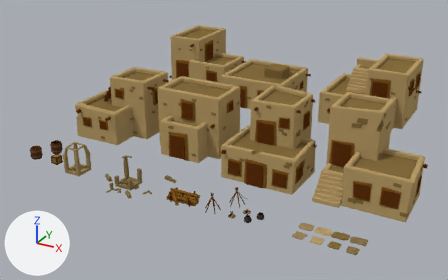
The Blender file Models/Locations/Dunes/blend/Village.blend, before and after one commit.
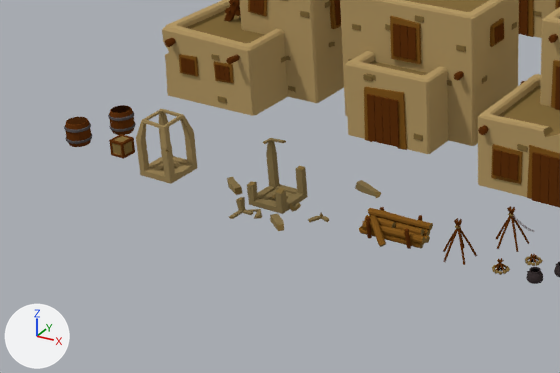
Each version is shown whole from a camera (50 mm lens) standing at (62.2, -48.3, 29.6) and looking at (29.4, 11.3, -0.2), then close up on the part from 0% to 58% of the width and 33% to 94% of the height. Lighting does not change. The marker at lower left points along +X, +Y and +Z.

In view in the first close-up: 'Barrel1', 'Barrel2', 'Box', 'Logs', 'Vilage_Building2', 'Vilage_Building3', 'Vilage_Building4', 'Vilage_Building6', 'Vilage_Well', 'Vilage_WellFracture'.
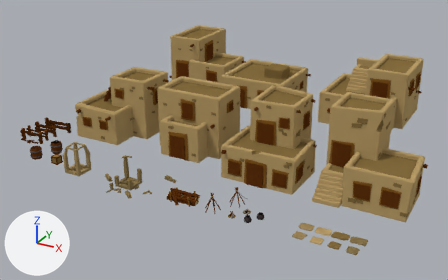
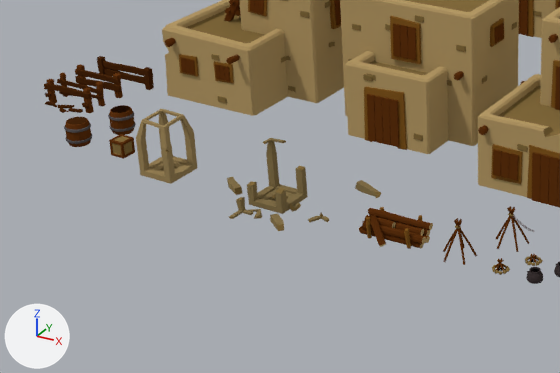
The newer file is also turned or shifted as a whole; pictures and numbers use the older file's frame.

The edits, one by one:
Picture 'Fence_Tex.png' (img_fence_tex_png) is new.
Material 'Fence_Mat' (mat_fence_mat) is new.
Its texture is img_fence_tex_png.
me_logs has 438 vertices, 400 faces and spans x -1.73..1.75, y -1.15..0.72, z 0.0..1.13.
me_logs is used by ob_logs; location (33.3, -3.97, 0.0).
me_logs part 1: texture (UV) coordinates of 400 of 400 faces, centred in x -1.73..1.73, y -1.07..0.71, z 0.01..1.08, changed; they spanned u 0.11..0.92, v 0.12..0.89 and now span u 0.11..0.88, v 0.09..0.9.
Mesh me_fence1 is new.
It has 147 vertices, 202 faces and spans x -1.93..1.92, y -0.18..0.18, z 0.0..1.25.
It uses material mat_fence_mat (picture img_fence_tex_png).
Mesh me_fence2 is new.
It has 233 vertices, 317 faces and spans x -1.63..1.65, y -0.23..0.17, z 0.0..1.36.
It uses material mat_fence_mat (picture img_fence_tex_png).
Mesh me_fence4 is new.
It has 348 vertices, 469 faces and spans x -1.64..1.64, y -0.7..0.29, z -1.0..0.36.
It uses material mat_fence_mat (picture img_fence_tex_png).
Mesh me_fence3 is new.
It has 218 vertices, 306 faces and spans x -1.68..1.65, y -0.26..0.16, z 0.0..1.36.
It uses material mat_fence_mat (picture img_fence_tex_png).
Object 'Fence1' (ob_fence1) is new; it shows me_fence1.
Its location is (10.29, 3.86, 0.0).
Object 'Fence2' (ob_fence2) is new; it shows me_fence2.
Its location is (9.99, 2.14, 0.0).
Object 'Fence4' (ob_fence4) is new; it shows me_fence4.
Its location is (10.04, -0.31, 1.0).
Object 'Fence3' (ob_fence3) is new; it shows me_fence3.
Its location is (9.98, 0.81, 0.0).

Changed parts and their boxes [x1, y1, x2, y2] in the close-ups (560 x 373 px):
'Fence1', added (brown): after [97, 56, 154, 90]
'Fence4', added (brown): after [44, 79, 94, 113]
'Fence2', added (brown): after [75, 64, 123, 98]
'Fence3', added (brown): after [57, 73, 106, 106]
part 1 of me_logs, surface changed: [359, 207, 433, 249] in both
